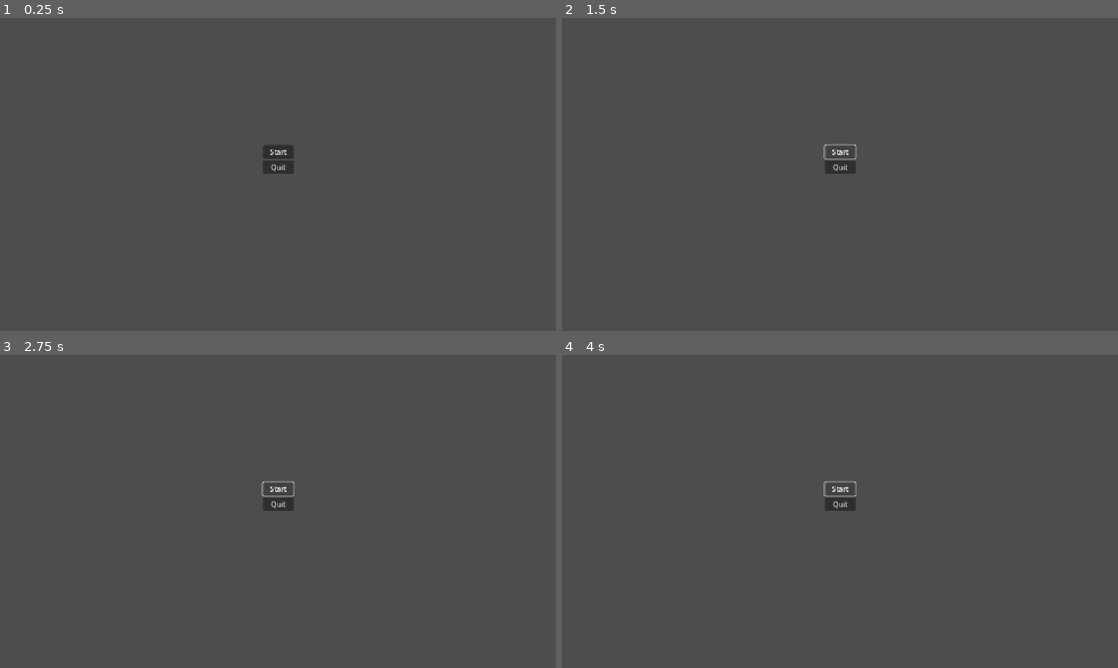
Above: before the commit, frames 1-4 (two rows, left to right).
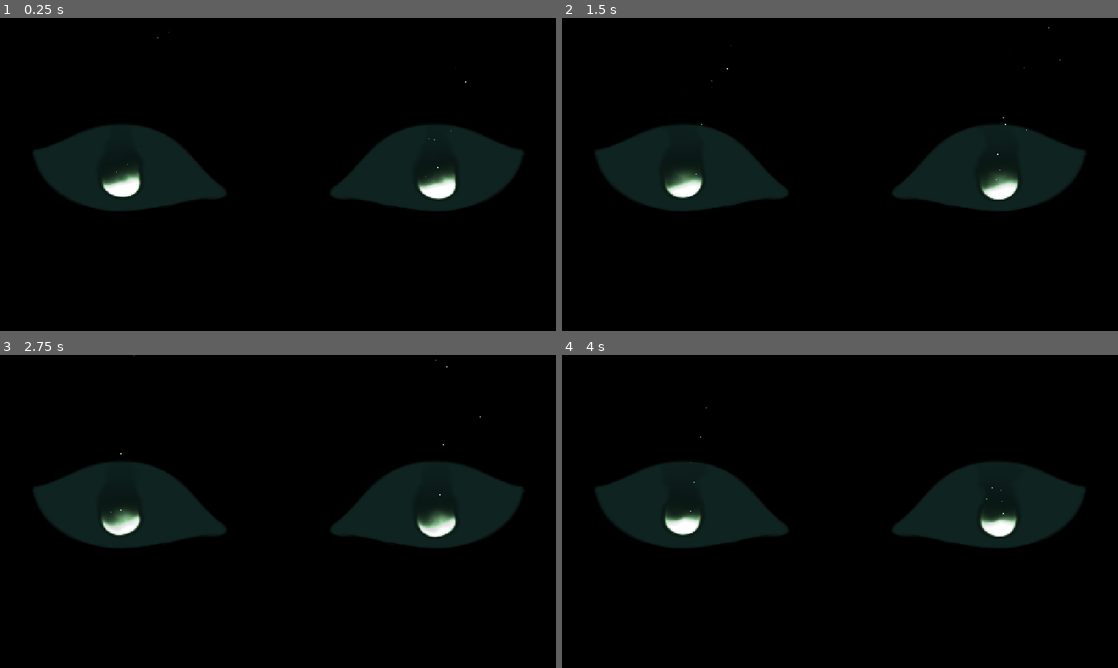
Above: after the commit, the same moments.

Repository: ACristoff/latechjam9
Game: Godot game, scene res://Game/Lib/Game_Manager/game_manager.tscn
Same seed, same stepped clock (60 frames per second), same inputs: the game is played once before the commit and once after it. Sound files missing from this copy of the repository are replaced by a short silence.
Inputs (mouse positions are in pixels of both pictures, inside the frame that each line leads up to):
- Up to frame 1 (0.25 s): no input
- Up to frame 2 (1.5 s): click (617, 290) at 0.52 s; click "Start" at 1.25 s
- Up to frame 3 (2.75 s): click "Start" at 2 s
- Up to frame 4 (4 s): click (617, 627) at 2.77 s; click "Start" at 3.5 s

The runs differ from the first frame. In frame 1, 100% of the frame differs, in the area x 0-100%, y 0-100%; in frame 2, 100%; in frame 3, 100%; in frame 4, 100%.

Commit message:
main menu

Diff:
--- /dev/null
+++ b/Assets/Themes/buttons.tres
@@ -0,0 +1,18 @@
+[gd_resource type="Theme" load_steps=6 format=3 uid="uid://bntmjk2bdh7jq"]
+
+[sub_resource type="StyleBoxEmpty" id="StyleBoxEmpty_qsa1k"]
+
+[sub_resource type="StyleBoxEmpty" id="StyleBoxEmpty_x8fv5"]
+
+[sub_resource type="StyleBoxEmpty" id="StyleBoxEmpty_l6ndm"]
+
+[sub_resource type="StyleBoxEmpty" id="StyleBoxEmpty_8o4de"]
+
+[sub_resource type="StyleBoxEmpty" id="StyleBoxEmpty_xgou6"]
+
+[resource]
+Button/styles/disabled = SubResource("StyleBoxEmpty_qsa1k")
+Button/styles/focus = SubResource("StyleBoxEmpty_x8fv5")
+Button/styles/hover = SubResource("StyleBoxEmpty_l6ndm")
+Button/styles/normal = SubResource("StyleBoxEmpty_8o4de")
+Button/styles/pressed = SubResource("StyleBoxEmpty_xgou6")
--- /dev/null
+++ b/Game/Levels/level1.tscn
@@ -0,0 +1,6 @@
+[gd_scene load_steps=2 format=3 uid="uid://bm2hlcuynbbiy"]
+
+[ext_resource type="PackedScene" uid="uid://bm2es187n4lwv" path="res://Game/World/pip_world.tscn" id="1_e4fup"]
+
+[node name="PipWorld" instance=ExtResource("1_e4fup")]
+civilian_count = 5
--- a/Game/UI/Main_Menu/main_menu.gd
+++ b/Game/UI/Main_Menu/main_menu.gd
@@ -3,6 +3,7 @@
 
 func _on_start_pressed():
 	SignalBus.game_state_changed.emit("Start")
+	print("start")
 
 func _on_settings_pressed():
 	SignalBus.game_state_changed.emit("Settings")
@@ -12,3 +13,4 @@
 
 func _on_quit_pressed():
 	SignalBus.game_state_changed.emit("Quit")
+	print("quit")
--- a/Game/UI/Main_Menu/main_menu.tscn
+++ b/Game/UI/Main_Menu/main_menu.tscn
@@ -1,6 +1,63 @@
-[gd_scene load_steps=2 format=3 uid="uid://cpnq6w7rd0t4s"]
+[gd_scene load_steps=14 format=3 uid="uid://cpnq6w7rd0t4s"]
 
 [ext_resource type="Script" uid="uid://4c3rd8dbgl06" path="res://Game/UI/Main_Menu/main_menu.gd" id="1_lbcms"]
+[ext_resource type="Theme" uid="uid://bntmjk2bdh7jq" path="res://Assets/Themes/buttons.tres" id="2_jeudw"]
+[ext_resource type="PackedScene" uid="uid://bnd4grscn3fu7" path="res://Game/eyes_overlay.tscn" id="2_tocna"]
+[ext_resource type="Shader" uid="uid://u2dwbqcvgxi2" path="res://Game/UI/Fire.gdshader" id="3_2v1u4"]
+[ext_resource type="FontFile" uid="uid://dvm2yjkxfdb1h" path="res://Assets/Fonts/sanctuary.regular.ttf" id="3_nvbf8"]
+[ext_resource type="Shader" uid="uid://dluhyfmups6qu" path="res://Assets/Shaders/eyes_overlay.gdshader" id="4_iadss"]
+
+[sub_resource type="ShaderMaterial" id="ShaderMaterial_iadss"]
+resource_local_to_scene = true
+shader = ExtResource("3_2v1u4")
+shader_parameter/fire_color = Color(0.270634, 0.586866, 0.288545, 1)
+shader_parameter/fire_power_factor = 5.15
+shader_parameter/fire_intensity = 3.565
+shader_parameter/fire_start = 0.955
+shader_parameter/ball_size = 0.74
+shader_parameter/roughness = 0.355
+shader_parameter/detail = 6
+shader_parameter/scale = 4.0
+shader_parameter/lacunarity = 2.0
+
+[sub_resource type="Gradient" id="Gradient_2v1u4"]
+colors = PackedColorArray(1, 1, 1, 0, 1, 1, 1, 1)
+
+[sub_resource type="GradientTexture1D" id="GradientTexture1D_b7oqe"]
+gradient = SubResource("Gradient_2v1u4")
+
+[sub_resource type="Curve" id="Curve_v6bwl"]
+_limits = [-200.0, 200.0, 0.0, 1.0]
+_data = [Vector2(0, -10.989), 0.0, 0.0, 0, 0, Vector2(0.16, 46.1538), 0.0, 0.0, 0, 0, Vector2(0.313333, -15.3846), 0.0, 0.0, 0, 0, Vector2(0.433333, 32.967), 0.0, 0.0, 0, 0, Vector2(0.606667, -19.7802), 0.0, 0.0, 0, 0, Vector2(0.773333, 28.5714), 0.0, 0.0, 0, 0, Vector2(0.886667, -28.5714), 0.0, 0.0, 0, 0, Vector2(1, 37.3626), 0.0, 0.0, 0, 0]
+point_count = 8
+
+[sub_resource type="CurveTexture" id="CurveTexture_cq8a2"]
+curve = SubResource("Curve_v6bwl")
+
+[sub_resource type="ParticleProcessMaterial" id="ParticleProcessMaterial_jeudw"]
+resource_local_to_scene = true
+particle_flag_disable_z = true
+emission_shape = 3
+emission_box_extents = Vector3(30, 30, 1)
+direction = Vector3(-1, 0, 0)
+spread = 20.0
+initial_velocity_min = 20.0
+initial_velocity_max = 80.0
+gravity = Vector3(0, -200, 0)
+tangential_accel_min = -2.23517e-06
+tangential_accel_max = 6.0
+tangential_accel_curve = SubResource("CurveTexture_cq8a2")
+damping_max = 100.0
+scale_min = 1.5
+scale_max = 1.8
+color = Color(0.714368, 1, 0.757032, 1)
+color_initial_ramp = SubResource("GradientTexture1D_b7oqe")
+
+[sub_resource type="ShaderMaterial" id="ShaderMaterial_v6bwl"]
+shader = ExtResource("4_iadss")
+shader_parameter/radius = 0.705
+shader_parameter/speed = 2.461
+shader_parameter/effect_color = Color(0, 0.25, 0.245833, 1)
 
 [node name="MainMenu" type="Control"]
 layout_mode = 3
@@ -21,41 +78,136 @@
 grow_horizontal = 2
 grow_vertical = 2
 
-[node name="VBoxContainer" type="VBoxContainer" parent="Control"]
-layout_mode = 1
+[node name="ColorRect" type="ColorRect" parent="."]
+layout_mode = 0
+offset_left = -7.0
+offset_top = 13.0
+offset_right = 1313.0
+offset_bottom = 777.0
+mouse_filter = 2
+color = Color(0.0593615, 0.139335, 0.127076, 1)
+
+[node name="EyesOverlay" parent="." instance=ExtResource("2_tocna")]
+script = null
+
+[node name="LeftEye" parent="EyesOverlay/MouseFollow/EyeNormal" index="2"]
+visible = false
+
+[node name="RightEye" parent="EyesOverlay/MouseFollow/EyeNormal" index="3"]
+visible = false
+
+[node name="Fire" type="ColorRect" parent="."]
+material = SubResource("ShaderMaterial_iadss")
+offset_left = 1290.0
+offset_top = -59.0
+offset_right = 1787.0
+offset_bottom = 511.0
+rotation = 1.5708
+mouse_filter = 2
+
+[node name="Fire2" type="ColorRect" parent="."]
+material = SubResource("ShaderMaterial_iadss")
+offset_left = 563.0
+offset_top = -63.0
+offset_right = 1060.0
+offset_bottom = 507.0
+rotation = 1.5708
+mouse_filter = 2
+
+[node name="GPUParticles2D" type="GPUParticles2D" parent="."]
+position = Vector2(279, 378)
+rotation = 1.5708
+amount = 40
+lifetime = 5.0
+preprocess = 2.0
+randomness = 1.0
+trail_lifetime = 0.6
+process_material = SubResource("ParticleProcessMaterial_jeudw")
+
+[node name="GPUParticles2D2" type="GPUParticles2D" parent="."]
+position = Vector2(1005, 378)
+rotation = 1.5708
+amount = 40
+lifetime = 5.0
+preprocess = 2.0
+randomness = 1.0
+trail_lifetime = 0.6
+process_material = SubResource("ParticleProcessMaterial_jeudw")
+
+[node name="CanvasLayer" type="CanvasLayer" parent="."]
+
+[node name="ColorRect2" type="ColorRect" parent="CanvasLayer"]
+material = SubResource("ShaderMaterial_v6bwl")
+anchors_preset = 15
+anchor_right = 1.0
+anchor_bottom = 1.0
+grow_horizontal = 2
+grow_vertical = 2
+mouse_filter = 2
+
+[node name="VBoxContainer" type="VBoxContainer" parent="CanvasLayer"]
+z_index = 3880
 anchors_preset = 8
 anchor_left = 0.5
 anchor_top = 0.5
 anchor_right = 0.5
 anchor_bottom = 0.5
-offset_left = -35.0
-offset_top = -68.0
-offset_right = 35.0
-offset_bottom = 68.0
-grow_horizontal = 2
-grow_vertical = 2
-
-[node name="Start" type="Button" parent="Control/VBoxContainer"]
-layout_mode = 2
+offset_left = -127.0
+offset_top = 121.0
+offset_right = 127.0
+offset_bottom = 307.0
+grow_horizontal = 2
+grow_vertical = 2
+
+[node name="Start" type="Button" parent="CanvasLayer/VBoxContainer"]
+layout_mode = 2
+theme = ExtResource("2_jeudw")
+theme_override_colors/font_outline_color = Color(0.0588235, 0.137255, 0.12549, 1)
+theme_override_constants/outline_size = 40
+theme_override_fonts/font = ExtResource("3_nvbf8")
+theme_override_font_sizes/font_size = 121
 text = "Start
 "
 
-[node name="Settings" type="Button" parent="Control/VBoxContainer"]
+[node name="Settings" type="Button" parent="CanvasLayer/VBoxContainer"]
 visible = false
 layout_mode = 2
 text = "Settings"
 
-[node name="Credits" type="Button" parent="Control/VBoxContainer"]
+[node name="Credits" type="Button" parent="CanvasLayer/VBoxContainer"]
 visible = false
 layout_mode = 2
 text = "Credits
 "
 
-[node name="Quit" type="Button" parent="Control/VBoxContainer"]
-layout_mode = 2
+[node name="Quit" type="Button" parent="CanvasLayer/VBoxContainer"]
+layout_mode = 2
+theme = ExtResource("2_jeudw")
+theme_override_colors/font_outline_color = Color(0.0588235, 0.137255, 0.12549, 1)
+theme_override_constants/outline_size = 25
+theme_override_fonts/font = ExtResource("3_nvbf8")
+theme_override_font_sizes/font_size = 76
 text = "Quit"
 
-[connection signal="pressed" from="Control/VBoxContainer/Start" to="." method="_on_start_pressed"]
-[connection signal="pressed" from="Control/VBoxContainer/Settings" to="." method="_on_settings_pressed"]
-[connection signal="pressed" from="Control/VBoxContainer/Credits" to="." method="_on_credits_pressed"]
-[connection signal="pressed" from="Control/VBoxContainer/Quit" to="." method="_on_quit_pressed"]
+[node name="Label" type="Label" parent="CanvasLayer"]
+anchors_preset = 5
+anchor_left = 0.5
+anchor_right = 0.5
+offset_left = -536.0
+offset_top = 45.0
+offset_right = 537.0
+offset_bottom = 189.0
+grow_horizontal = 2
+theme_override_colors/font_color = Color(1, 1, 1, 1)
+theme_override_colors/font_outline_color = Color(0.0588235, 0.137255, 0.12549, 1)
+theme_override_constants/outline_size = 25
+theme_override_fonts/font = ExtResource("3_nvbf8")
+theme_override_font_sizes/font_size = 156
+text = "The Goblin Assassin"
+
+[connection signal="pressed" from="CanvasLayer/VBoxContainer/Start" to="." method="_on_start_pressed"]
+[connection signal="pressed" from="CanvasLayer/VBoxContainer/Settings" to="." method="_on_settings_pressed"]
+[connection signal="pressed" from="CanvasLayer/VBoxContainer/Credits" to="." method="_on_credits_pressed"]
+[connection signal="pressed" from="CanvasLayer/VBoxContainer/Quit" to="." method="_on_quit_pressed"]
+
+[editable path="EyesOverlay"]
--- a/Game/UI/score_tracker.tscn
+++ b/Game/UI/score_tracker.tscn
@@ -20,6 +20,7 @@
 shader_parameter/blend_strength = 1.0
 
 [sub_resource type="ShaderMaterial" id="ShaderMaterial_mgk4g"]
+resource_local_to_scene = true
 shader = ExtResource("4_uvv4f")
 shader_parameter/fire_color = Color(0.270634, 0.586866, 0.288545, 1)
 shader_parameter/fire_power_factor = 20.0
Not shown: 1 places in Game/UI/score_tracker.tscn that only renumber resources
Not shown: 1 places in Game/eyes_overlay.tscn that only renumber resources
